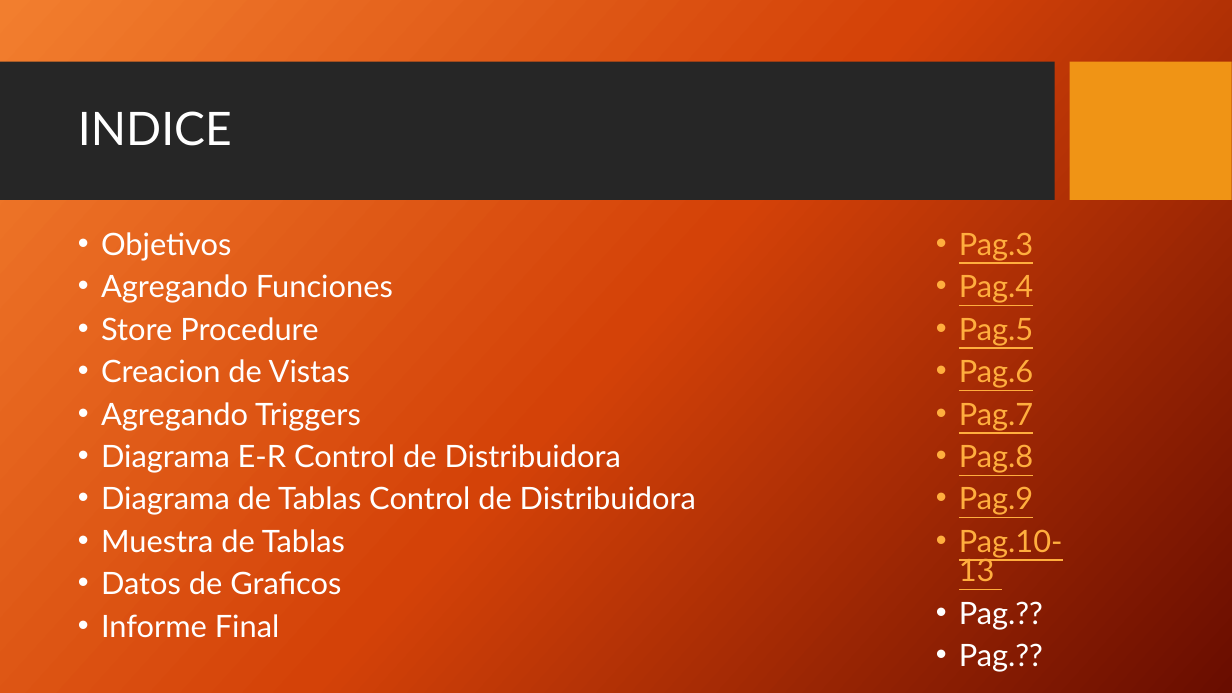
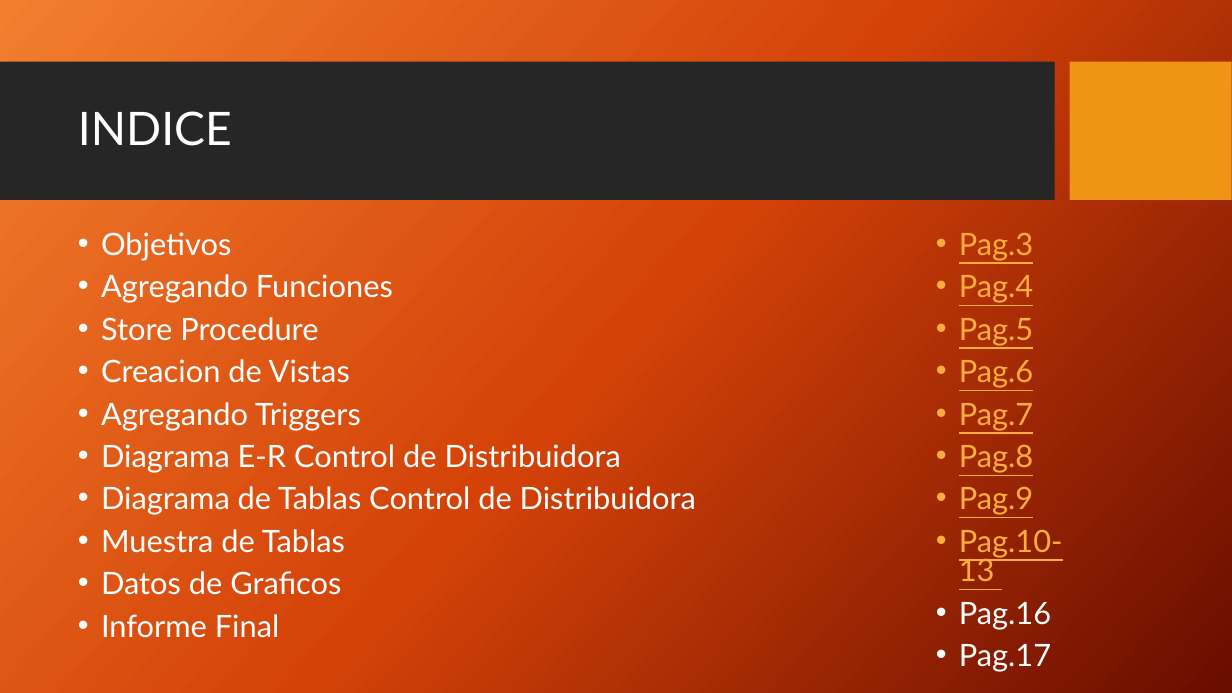
Before and after one commit to AgustinTogni/CoderHouseSQL, a slide deck: slide 2 of Presentacion Proyecto Final.pptx. Drawn at 1232x693 pixels with LibreOffice and Linux fonts; fonts in the diff are those of the drawing; background and template pictures are left out. Boxes give left, top, right and bottom in pixels: in the first picture for what was removed or moved away, otherwise in the second. Text is boxed around its words. In the diff, an @@ line names an element or a change of style, - is before the commit and + after.

```diff
--- a/Presentacion Proyecto Final.pptx
+++ b/Presentacion Proyecto Final.pptx
@@ text at (x1=959, y1=602, x2=1051, y2=672): text changed @@
-• Pag.??
-• Pag.??
+• Pag.16
+• Pag.17
```
Also in this commit, not shown: 1 other slide changed, 4 slides added, 1 slide removed, 1 other file.
